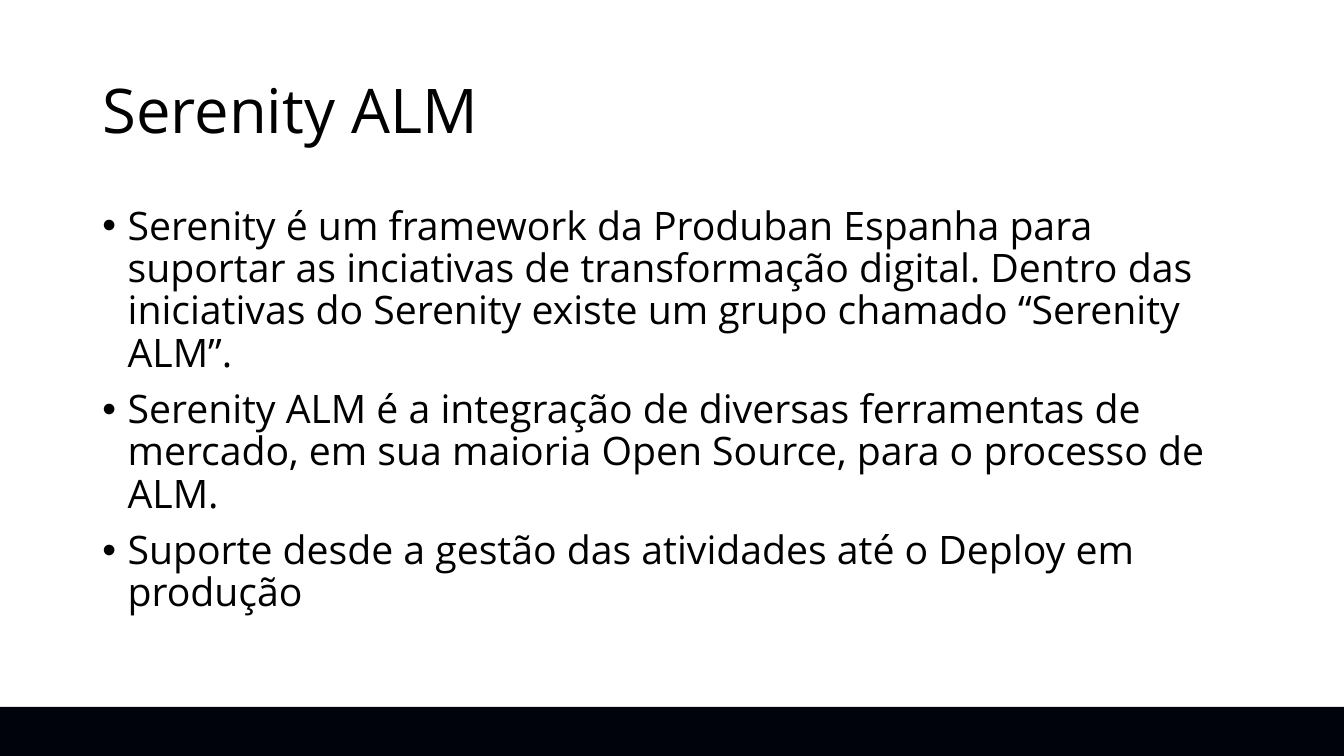
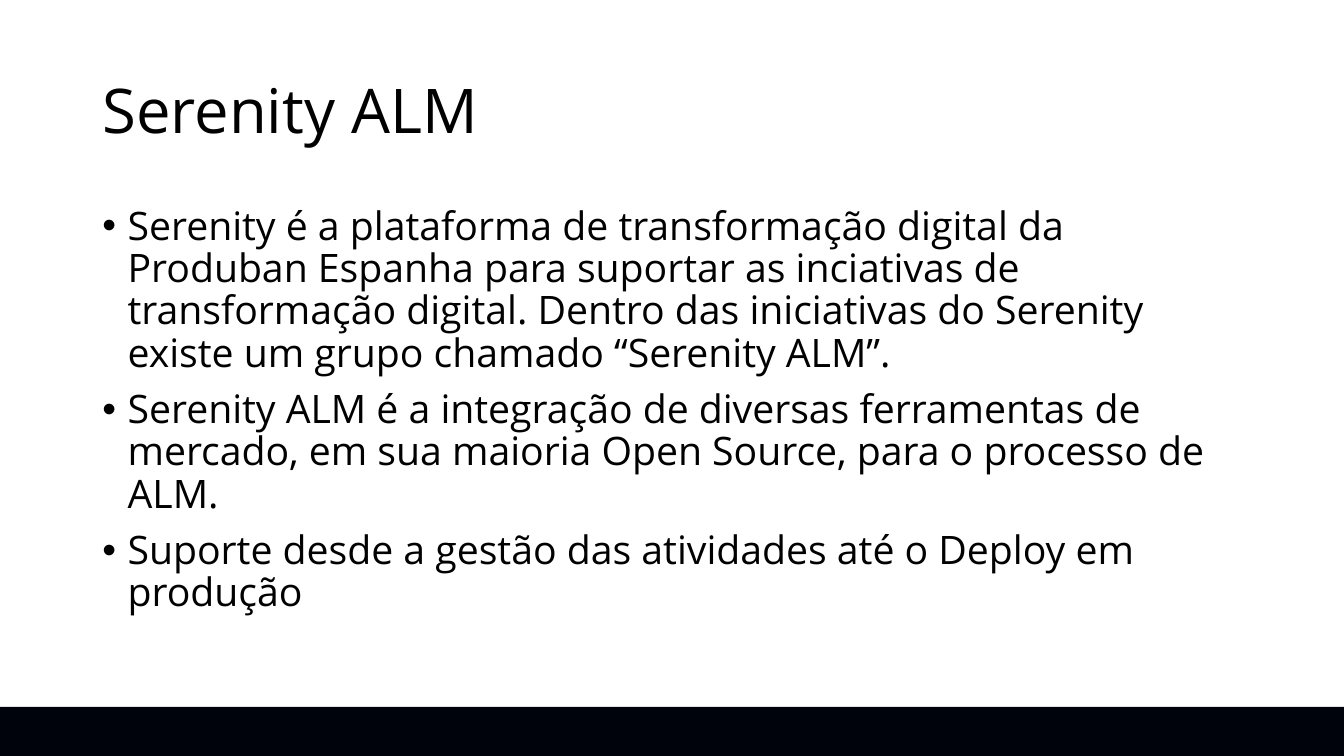
Before and after one commit to is44c/ALM-SerenityBR, a slide deck: slide 6 of Guias/Scrum e Jira/TreinamentoJira_ScrumMasterPO.pptx. Drawn at 1344x756 pixels with LibreOffice and Linux fonts; fonts in the diff are those of the drawing; background and template pictures are left out. Boxes give left, top, right and bottom in pixels: in the first picture for what was removed or moved away, otherwise in the second. Text is boxed around its words. In the diff, an @@ line names an element or a change of style, - is before the commit and + after.

```diff
--- a/Guias/Scrum e Jira/TreinamentoJira_ScrumMasterPO.pptx
+++ b/Guias/Scrum e Jira/TreinamentoJira_ScrumMasterPO.pptx
@@ text at (128,210,1143,377): text changed @@
-• Serenity é um framework da Produban Espanha para suportar as inciativas de transformação digital. Dentro das iniciativas do Serenity existe um grupo chamado “Serenity ALM”.
+• Serenity é a plataforma de transformação digital da Produban Espanha para suportar as inciativas de transformação digital. Dentro das iniciativas do Serenity existe um grupo chamado “Serenity ALM”.
```
Also in this commit, not shown: 5 other slides changed, 8 slides added, 7 other files.
